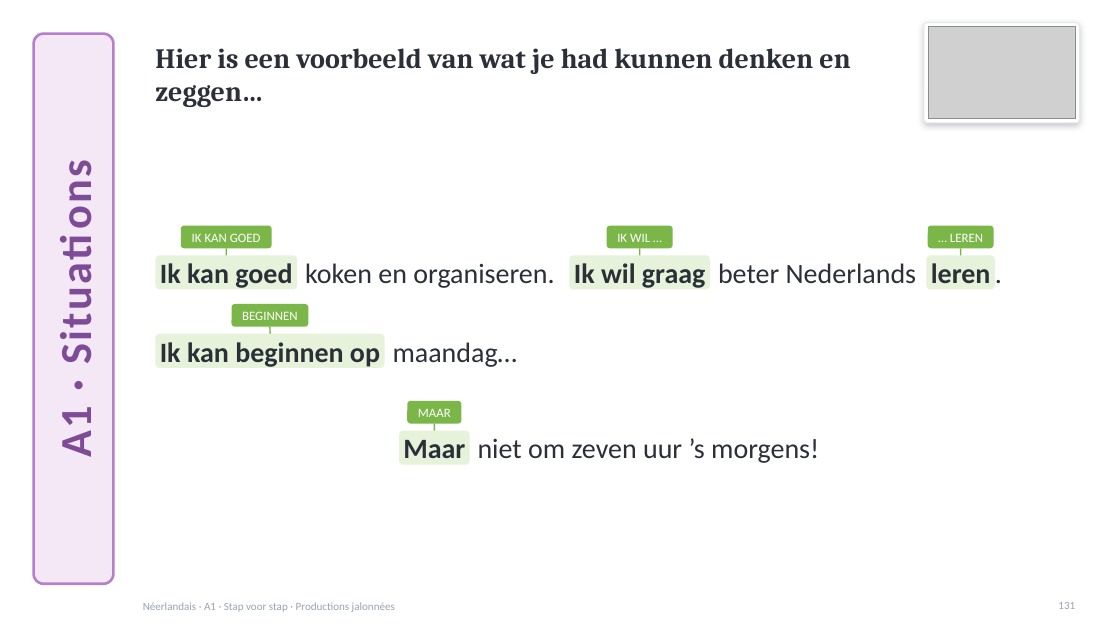
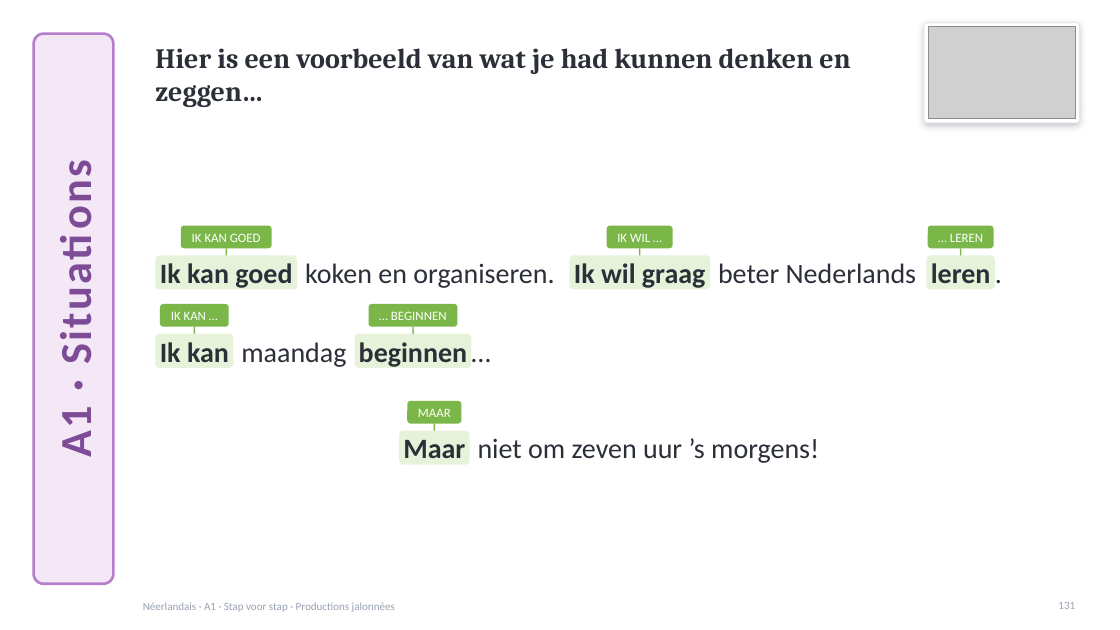
Before and after one commit to ajouniaux/talenleren, a slide deck: slide 131 of neerlandais1/powerpoints/Stap_voor_stap_A1_debutants.pptx. Drawn at 1120x630 pixels with LibreOffice and Linux fonts; fonts in the diff are those of the drawing; grey boxes stand for pictures. Boxes give left, top, right and bottom in pixels: in the first picture for what was removed or moved away, otherwise in the second. Text is boxed around its words. In the diff, an @@ line names an element or a change of style, - is before the commit and + after.

```diff
--- a/neerlandais1/powerpoints/Stap_voor_stap_A1_debutants.pptx
+++ b/neerlandais1/powerpoints/Stap_voor_stap_A1_debutants.pptx
@@ rounded rectangle: place and size @@
-rounded rectangle at [232, 304, 308, 327]
+rounded rectangle at [160, 304, 229, 327]
@@ text added at [171, 312, 206, 320], 11 pt, text #FFFFFF @@
+IK KAN …
@@ line moved from (270, 327) - (271, 334) to (194, 327) - (194, 334) @@
@@ rounded rectangle added at [369, 304, 458, 327], fill #7AB648 @@
@@ text at [391, 311, 447, 320]: text changed @@
-BEGINNEN
+… BEGINNEN
@@ line added from (413, 327) to (413, 334), #7AB648 1.25 pt @@
@@ rounded rectangle: place and size @@
-rounded rectangle at [155, 334, 385, 368]
+rounded rectangle at [155, 334, 234, 368]
@@ text at [160, 342, 229, 362]: text changed @@
-Ik kan beginnen op
+Ik kan
@@ text at [241, 342, 346, 367]: text changed @@
-maandag…
+maandag
@@ rounded rectangle added at [355, 334, 471, 368], fill #E6F3DA @@
@@ text added at [359, 342, 467, 367], 24 pt, text #2B2F38, bold @@
+beginnen
@@ text added at [471, 333, 507, 369], 24 pt, text #2B2F38 @@
+…
```
Also in this commit, not shown: 19 other slides changed, 5 other files.
